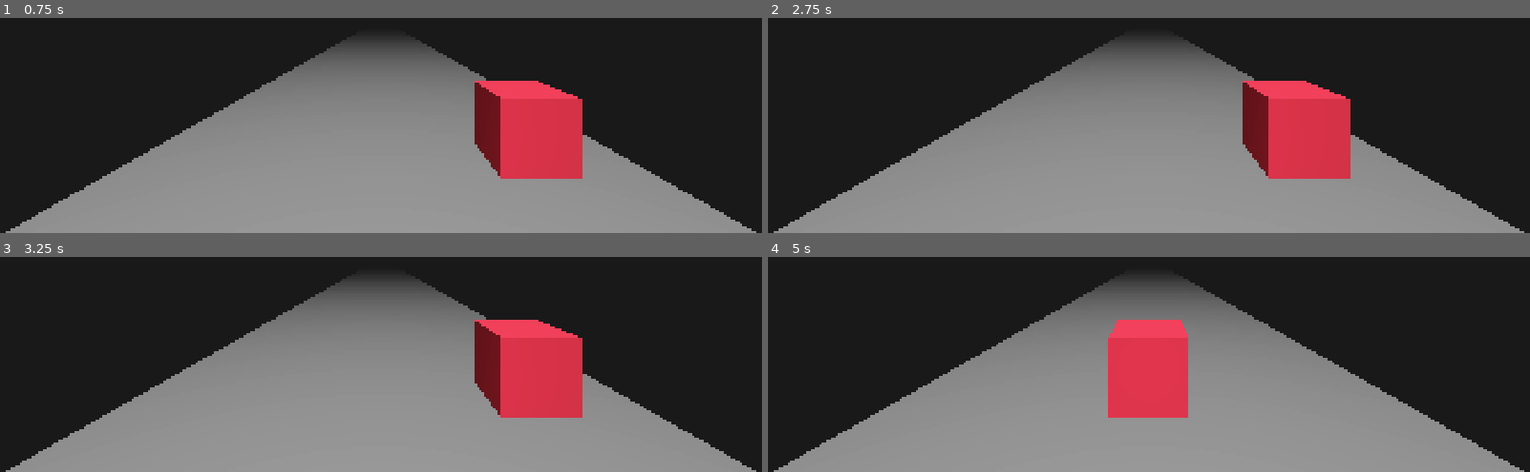
Above: before the commit, frames 1-4 (two rows, left to right).
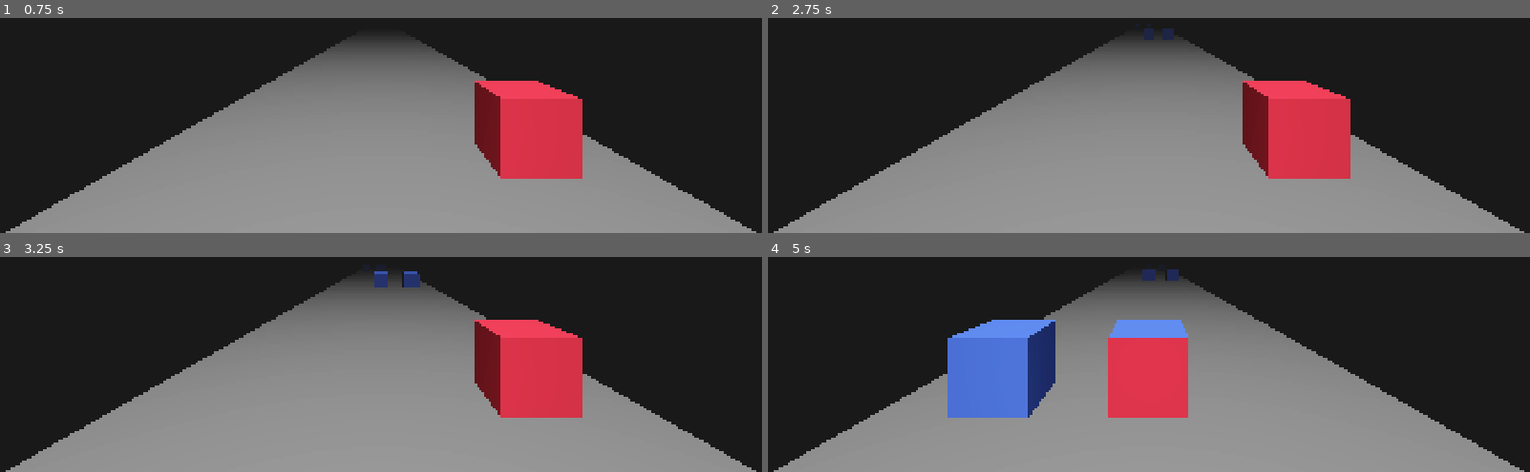
Above: after the commit, the same moments.

Repository: arpvastava/endless-runner-godot
Game: Godot game, scene res://main/main.tscn
Same seed, same stepped clock (60 frames per second), same inputs: the game is played once before the commit and once after it.
Inputs:
- Up to frame 1 (0.75 s): tap Enter at 0.5 s; hold D (right) from 0.53 s (still down)
- Up to frame 2 (2.75 s): tap Space at 1.25 s; release D (right) at 1.28 s; hold A (left) 1.28-2.03 s; tap Enter at 2 s; hold D (right) from 2.03 s (still down)
- Up to frame 3 (3.25 s): keep holding D (right); tap Space at 2.75 s
- Up to frame 4 (5 s): release D (right) at 3.53 s; hold A (left) from 3.53 s (still down)

Frame 1 is identical in both runs. In frame 2, 0.1% of the frame differs, in the area x 49-54%, y 4-9%; in frame 3, 0.3%; in frame 4, 6.9%, in the area x 23-56%, y 5-75%.

Commit message:
Add obstacles

Diff:
--- a/main/main.tscn
+++ b/main/main.tscn
@@ -1,6 +1,7 @@
 [gd_scene format=3 uid="uid://d2pbq8lj06grm"]
 
 [ext_resource type="PackedScene" uid="uid://c3tb1j8ert83k" path="res://main/player/player.tscn" id="1_53q0u"]
+[ext_resource type="PackedScene" uid="uid://cf7upj6ynd1fn" path="res://main/obstacle/obstacles_manager.tscn" id="2_xwkvk"]
 
 [sub_resource type="Environment" id="Environment_pjrb6"]
 background_mode = 1
@@ -28,6 +29,12 @@
 [node name="Player" parent="." unique_id=1024854265 instance=ExtResource("1_53q0u")]
 transform = Transform3D(1, 0, 0, 0, 1, 0, 0, 0, 1, 0, 0, -4)
 
+[node name="Obstacles Manager" parent="." unique_id=1139720800 node_paths=PackedStringArray("obstacles_container") instance=ExtResource("2_xwkvk")]
+transform = Transform3D(-1, 0, 8.742278e-08, 0, 1, 0, -8.742278e-08, 0, -1, 0, 0, -64)
+obstacles_container = NodePath("Obstacles")
+
+[node name="Obstacles" type="Node3D" parent="Obstacles Manager" unique_id=1904871728]
+
 [node name="World" type="CSGCombiner3D" parent="." unique_id=359491336]
 
 [node name="Ground" type="CSGBox3D" parent="World" unique_id=1803611625]
--- /dev/null
+++ b/main/obstacle/obstacle.gd
@@ -0,0 +1,17 @@
+extends Area3D
+class_name Obstacle
+
+const speed: float = 20
+
+
+func _ready() -> void:
+	body_entered.connect(_on_body_entered)
+
+
+func _process(delta: float) -> void:
+	position.z -= speed * delta
+
+
+func _on_body_entered(body: Node3D) -> void:
+	if body is Player:
+		print("Game Over")
--- /dev/null
+++ b/main/obstacle/obstacle.tscn
@@ -0,0 +1,23 @@
+[gd_scene format=3 uid="uid://b0p5jpbx1ysmn"]
+
+[ext_resource type="Script" uid="uid://dorgdepf2307a" path="res://main/obstacle/obstacle.gd" id="1_hh76c"]
+
+[sub_resource type="BoxMesh" id="BoxMesh_p1l3a"]
+
+[sub_resource type="StandardMaterial3D" id="StandardMaterial3D_hh76c"]
+albedo_color = Color(0.3137255, 0.47058824, 1, 1)
+
+[sub_resource type="BoxShape3D" id="BoxShape3D_e032x"]
+
+[node name="Obstacle" type="Area3D" unique_id=2121947245]
+script = ExtResource("1_hh76c")
+
+[node name="Body" type="MeshInstance3D" parent="." unique_id=1352879431]
+transform = Transform3D(1, 0, 0, 0, 1, 0, 0, 0, 1, 0, 0.5, 0)
+mesh = SubResource("BoxMesh_p1l3a")
+surface_material_override/0 = SubResource("StandardMaterial3D_hh76c")
+
+[node name="CollisionShape3D" type="CollisionShape3D" parent="." unique_id=864002394]
+transform = Transform3D(1, 0, 0, 0, 1, 0, 0, 0, 1, 0, 0.5, 0)
+visible = false
+shape = SubResource("BoxShape3D_e032x")
--- /dev/null
+++ b/main/obstacle/obstacles_manager.gd
@@ -0,0 +1,39 @@
+extends Node3D
+class_name ObstaclesManager
+
+@export_group("External")
+@export var obstacles_container: Node3D
+
+@export_group("Internal")
+@export var obstacle_scene: PackedScene
+@export var spawn_timer: Timer
+var offset: float = 2
+
+
+func _ready() -> void:
+	spawn_timer.timeout.connect(_on_spawn_timer_timeout)
+
+
+func _create_obstacle(x: float) -> void:
+	var obstacle: Obstacle = obstacle_scene.instantiate()
+	obstacles_container.add_child(obstacle)
+	obstacle.position.x = x
+
+
+func _on_spawn_timer_timeout() -> void:
+	# Generate positions
+	var exclude_idx: int = randi_range(-1, 1)
+
+	var pos_1: float = offset
+	var pos_2: float = -offset
+
+	if exclude_idx == -1:
+		pos_1 = 0
+		pos_2 = offset
+	elif exclude_idx == 1:
+		pos_1 = -offset
+		pos_2 = 0
+
+	# Create obstacles
+	_create_obstacle(pos_1)
+	_create_obstacle(pos_2)
--- /dev/null
+++ b/main/obstacle/obstacles_manager.tscn
@@ -0,0 +1,12 @@
+[gd_scene format=3 uid="uid://cf7upj6ynd1fn"]
+
+[ext_resource type="Script" uid="uid://dpnyxbxrawspj" path="res://main/obstacle/obstacles_manager.gd" id="1_jguah"]
+[ext_resource type="PackedScene" uid="uid://b0p5jpbx1ysmn" path="res://main/obstacle/obstacle.tscn" id="2_2hl7u"]
+
+[node name="Obstacles Manager" type="Node3D" unique_id=1139720800 node_paths=PackedStringArray("spawn_timer")]
+script = ExtResource("1_jguah")
+obstacle_scene = ExtResource("2_2hl7u")
+spawn_timer = NodePath("Spawn Timer")
+
+[node name="Spawn Timer" type="Timer" parent="." unique_id=863421322]
+autostart = true
Not shown, added: main/obstacle/obstacle.gd.uid
Not shown, added: main/obstacle/obstacles_manager.gd.uid
